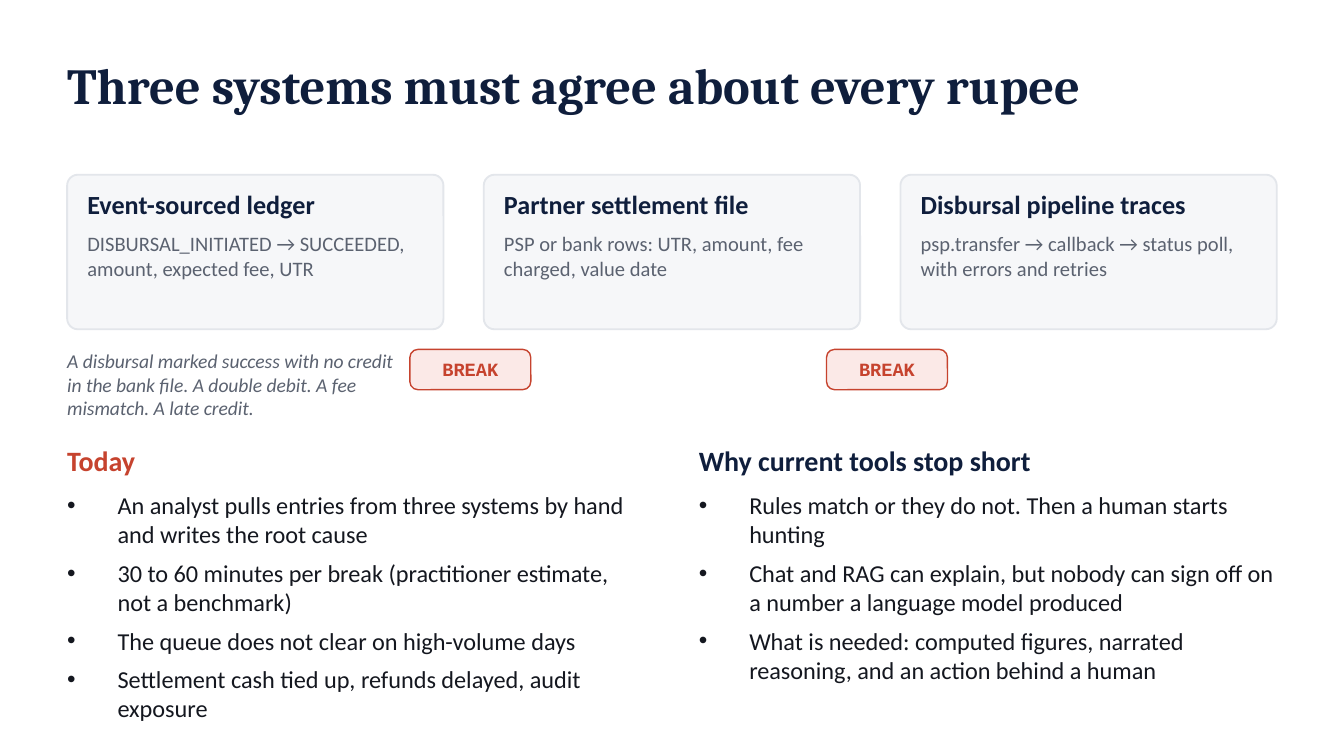
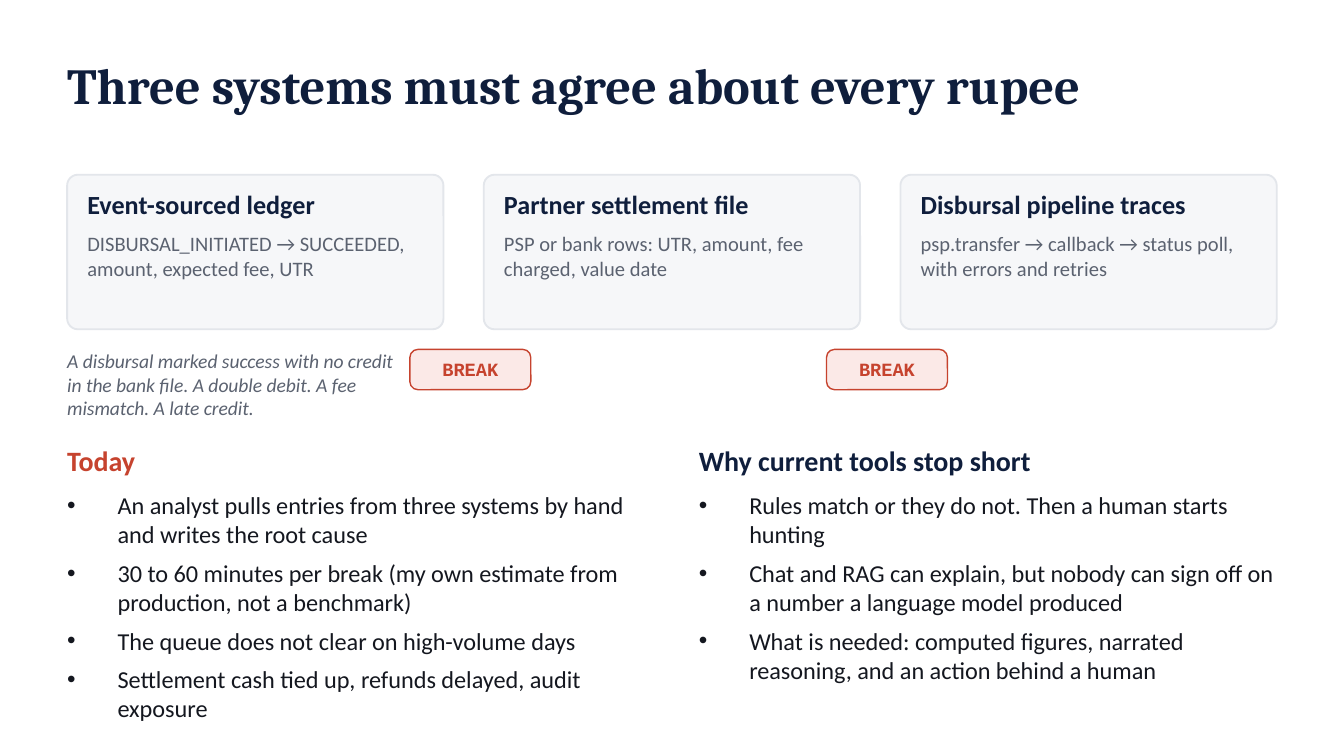
Before and after one commit to mkvmridul/ledgerLens, a slide deck: slide 2 of presentation/LedgerLens.pptx. Drawn at 1344x756 pixels with LibreOffice and Linux fonts; fonts in the diff are those of the drawing. Boxes give left, top, right and bottom in pixels: in the first picture for what was removed or moved away, otherwise in the second. Text is boxed around its words. In the diff, an @@ line names an element or a change of style, - is before the commit and + after.

```diff
--- a/presentation/LedgerLens.pptx
+++ b/presentation/LedgerLens.pptx
@@ text at (x1=118, y1=564, x2=618, y2=615): text changed @@
-• 30 to 60 minutes per break (practitioner estimate, not a benchmark)
+• 30 to 60 minutes per break (my own estimate from production, not a benchmark)
```
Also in this commit, not shown: 2 other slides changed, 11 other files.
